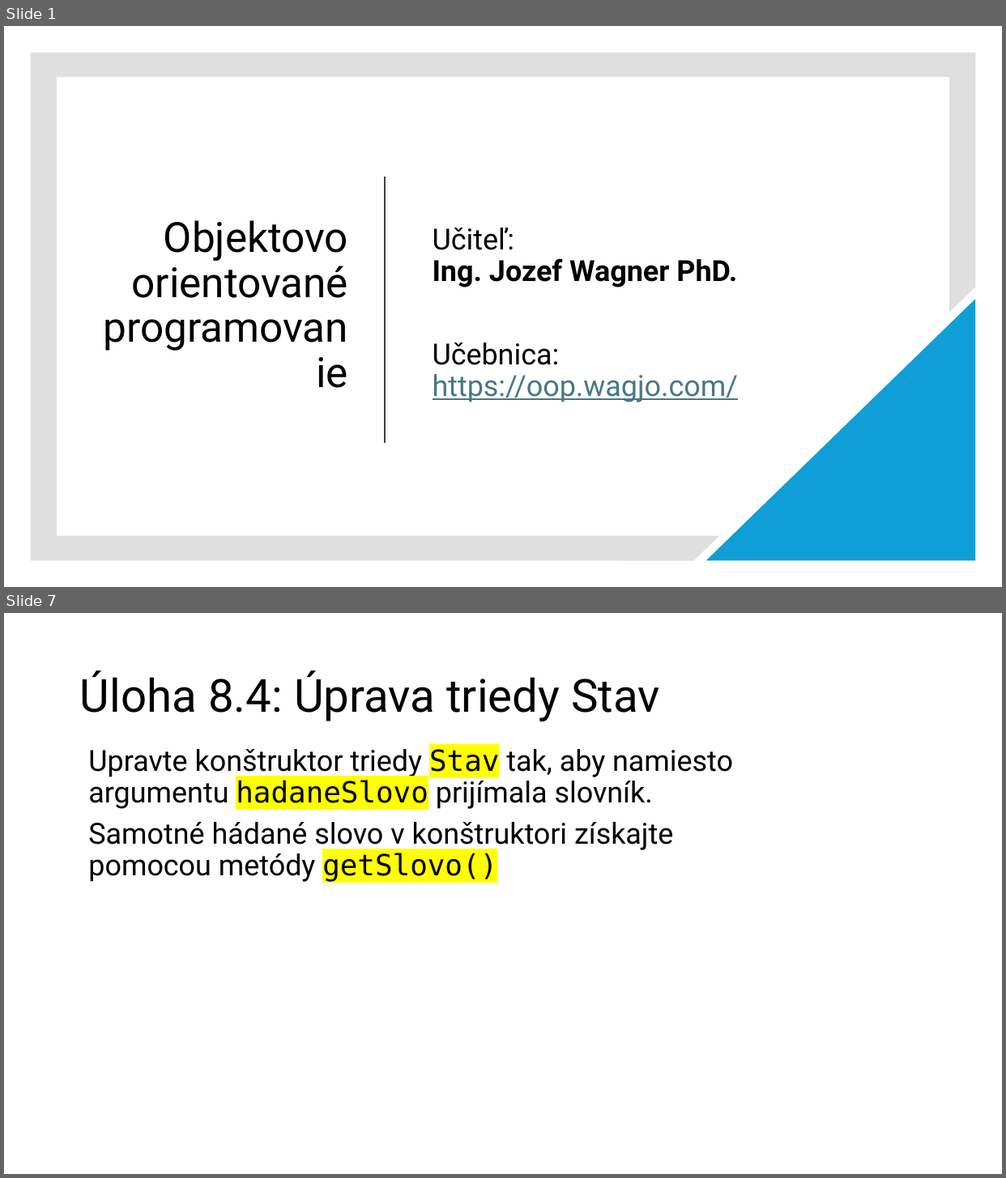
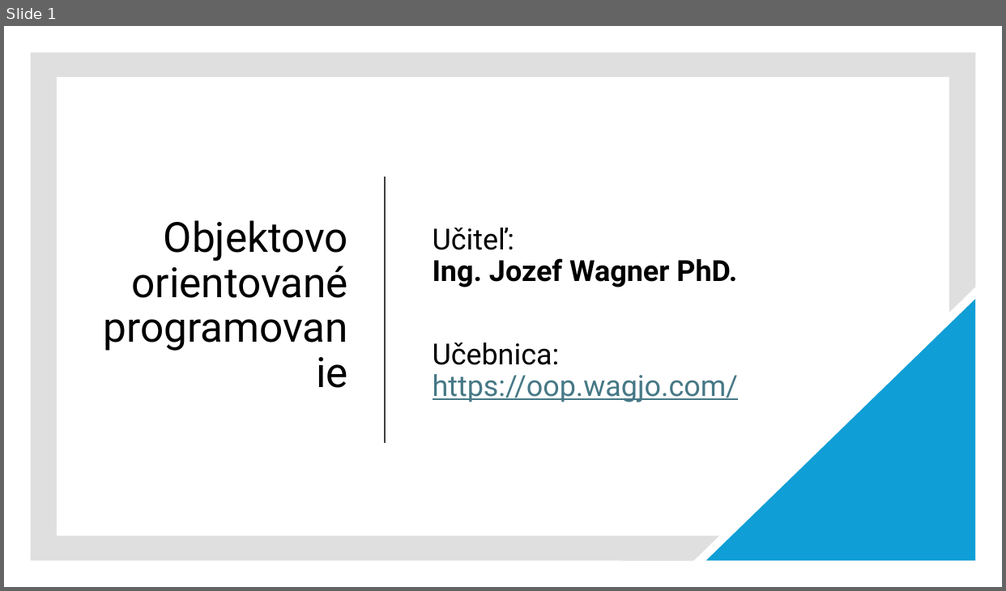
Before and after one commit to wagjo/oop, a slide deck: prezentacie/c08w.pptx. Shown one above the other, each under a label of ours: slides 1 and 7 before the commit, slide 1 after it; the slides between them are not shown. The pictures are 1006x1178 and 1006x591 pixels, drawn with LibreOffice and Linux fonts; fonts in the diff are those of the drawing. Boxes give left, top, right and bottom in pixels: in the first picture for what was removed or moved away, otherwise in the second. Text is boxed around its words. In the diff, an @@ line names an element or a change of style, - is before the commit and + after.

```diff
--- a/prezentacie/c08w.pptx
+++ b/prezentacie/c08w.pptx
@@ slide 7 removed at (x1=4, y1=613, x2=1002, y2=1174), background #FFFFFF @@
@@ title removed at (x1=80, y1=671, x2=660, y2=722) @@
-Úloha 8.4: Úprava triedy Stav
@@ text removed at (x1=88, y1=749, x2=733, y2=882) @@
-Upravte konštruktor triedy Stav tak, aby namiesto argumentu hadaneSlovo prijímala slovník.
-Samotné hádané slovo v konštruktori získajte pomocou metódy getSlovo()
```
Also in this commit, not shown: 4 slides changed, 8 slides added, 6 other slides removed, 6 other files.
